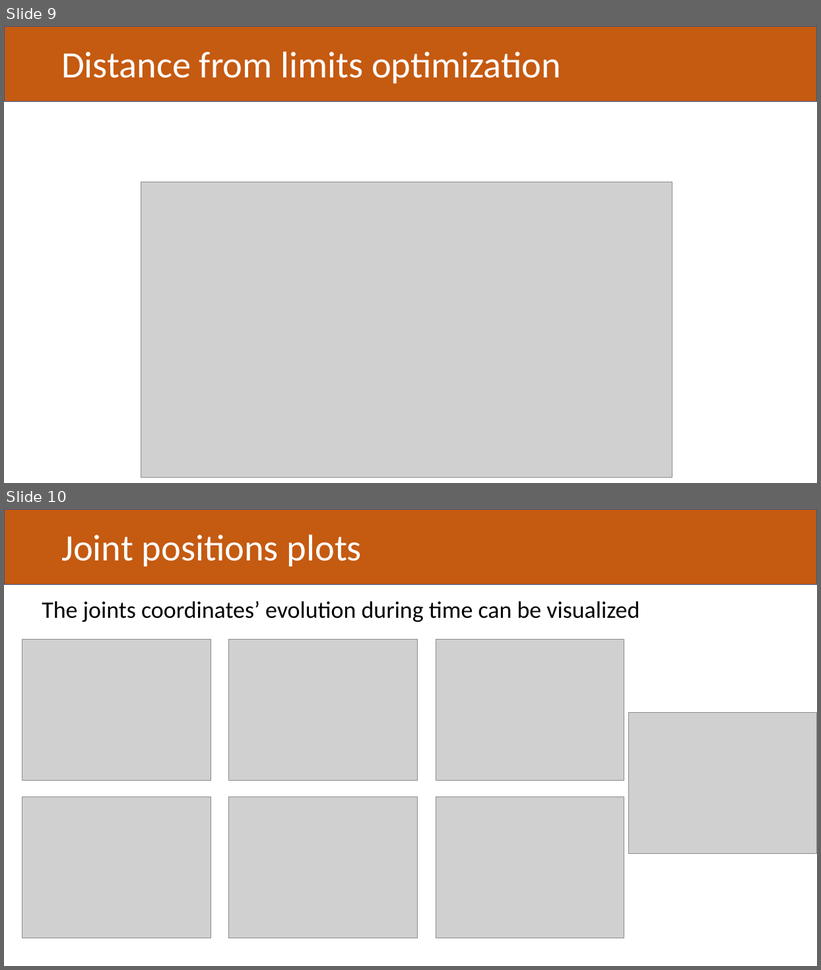
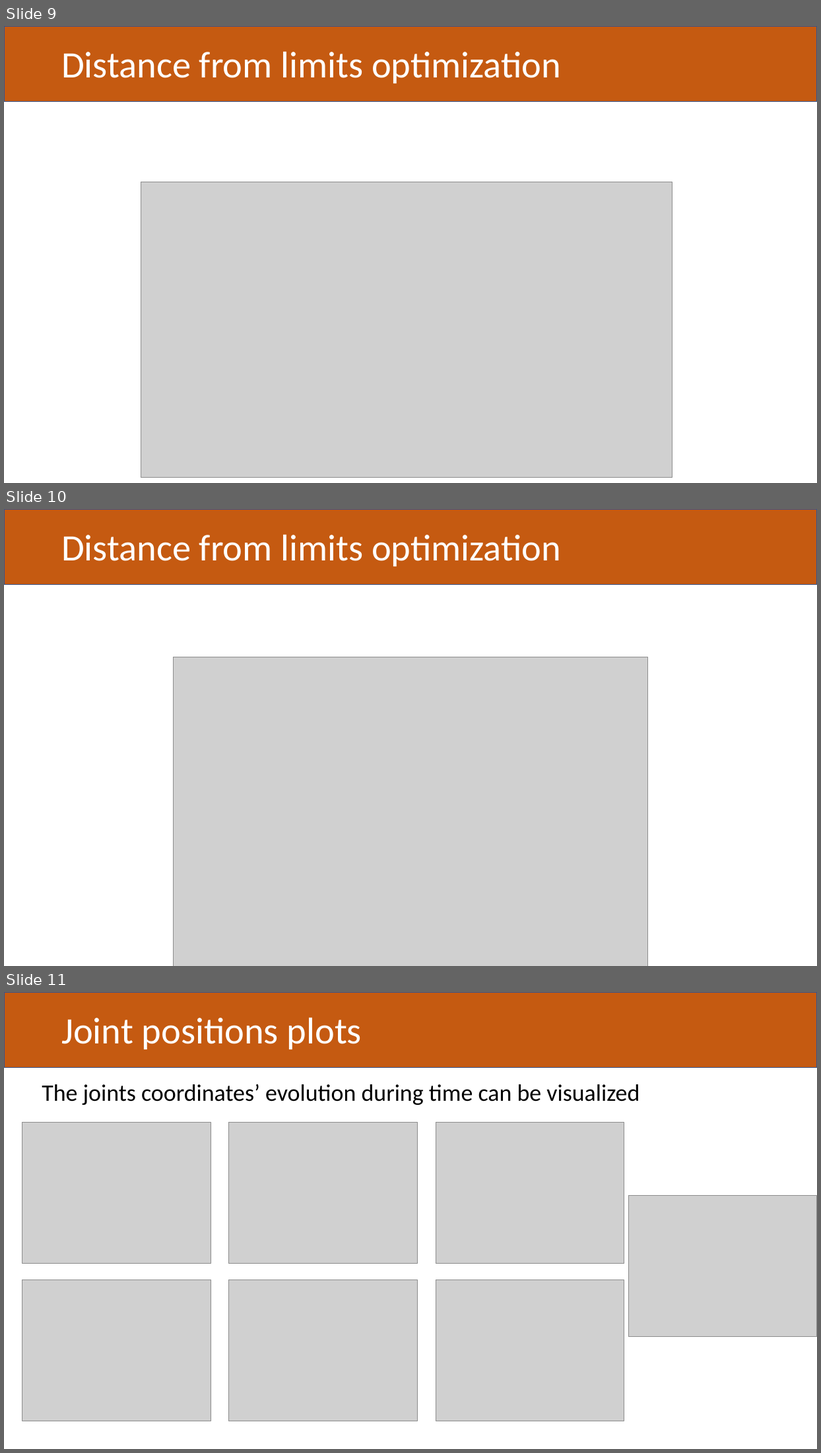
Before and after one commit to Scimmiaparlante/RaHMI_project, a slide deck: Project report.pptx. Shown one above the other, each under a label of ours: slides 9 and 10 before the commit, slides 9, 10 and 11 after it. The pictures are 821x970 and 821x1453 pixels, drawn with LibreOffice and Linux fonts; fonts in the diff are those of the drawing; grey boxes stand for pictures. Boxes give left, top, right and bottom in pixels: in the first picture for what was removed or moved away, otherwise in the second. Text is boxed around its words. In the diff, an @@ line names an element or a change of style, - is before the commit and + after.

```diff
--- a/Project report.pptx
+++ b/Project report.pptx
@@ slide 10 added at (4,509,817,966), background #FFFFFF; not listed: 1 template element that a slide beside it also shows @@
@@ title added at (61,534,561,566), 44 pt, text #FFFFFF @@
+Distance from limits optimization
@@ picture added at (174,657,648,966) @@
@@ what was slide 10 is now slide 11 @@
```
Also in this commit, not shown: 1 other file.
